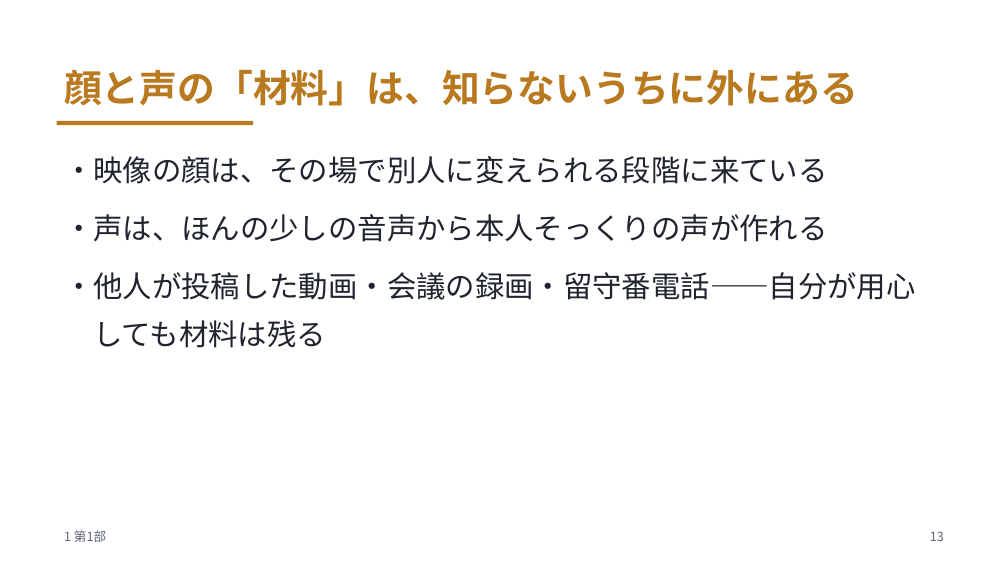
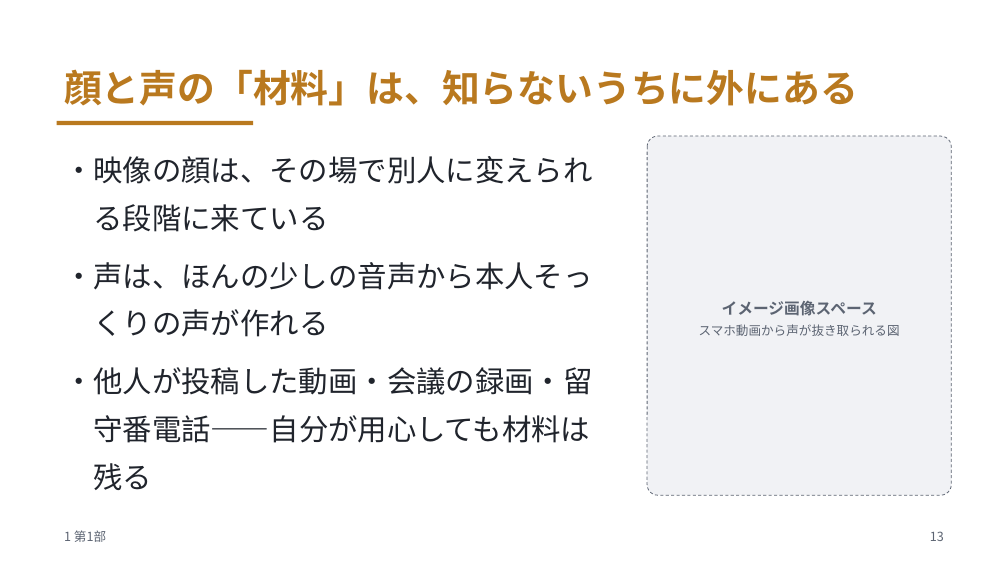
Before and after one commit to meitekku/deepfake-talk-v2, a slide deck: slide 13 of slides/deepfake-talk.pptx. Drawn at 1008x567 pixels with LibreOffice and Linux fonts; fonts in the diff are those of the drawing. Boxes give left, top, right and bottom in pixels: in the first picture for what was removed or moved away, otherwise in the second. Text is boxed around its words. In the diff, an @@ line names an element or a change of style, - is before the commit and + after.

Commit message:
画像プレースホルダ追加: 生成AI向き5枚(1億円/古い手紙/ニセ会議/声の材料/締め)に余白+注釈、生成プロンプト案はノートへ

```diff
--- a/slides/deepfake-talk.pptx
+++ b/slides/deepfake-talk.pptx
@@ text "・映像の顔は、その場で別人に変えられる段階に来ている" rewrapped from <box>64,156,915,348</box> to <box>64,156,593,490</box> @@
@@ rounded rectangle added at <box>647,136,951,495</box>, fill #F1F2F5, outline #5C6472 0.75 pt dashed, 12 pt, text #5C6472 @@
+イメージ画像スペース
+スマホ動画から声が抜き取られる図
```
Also in this commit, not shown: 4 other slides changed, 5 other files.
